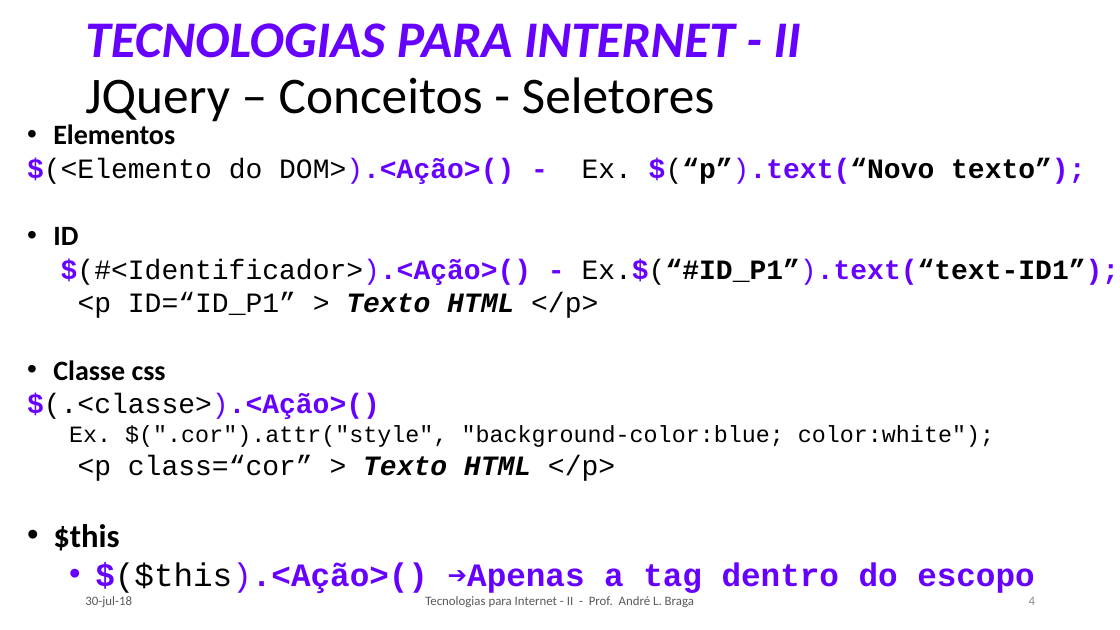
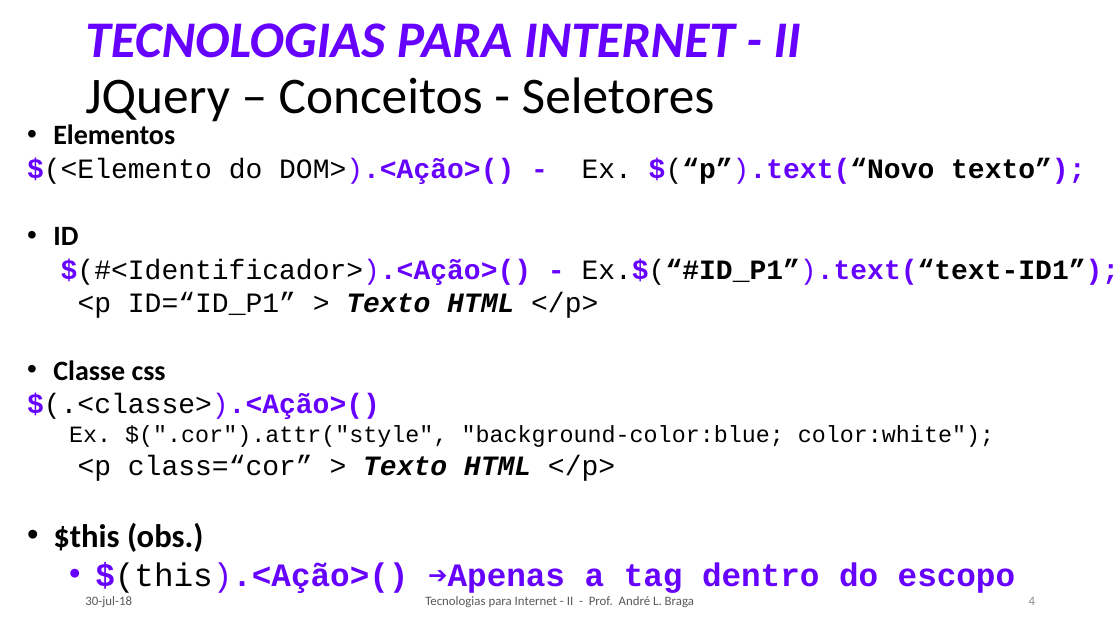
Before and after one commit to LeoCaronezi/CURSOS, a slide deck: slide 4 of TECNOLOGIAS PARA INTERNET II/SLIDES/TI-2_Aula_03.pptx. Drawn at 1120x630 pixels with LibreOffice and Linux fonts; fonts in the diff are those of the drawing. Boxes give left, top, right and bottom in pixels: in the first picture for what was removed or moved away, otherwise in the second. Text is boxed around its words. In the diff, an @@ line names an element or a change of style, - is before the commit and + after.

Commit message:
Novo conteduo para os Alunos

```diff
--- a/TECNOLOGIAS PARA INTERNET II/SLIDES/TI-2_Aula_03.pptx
+++ b/TECNOLOGIAS PARA INTERNET II/SLIDES/TI-2_Aula_03.pptx
@@ text at <box>53,523,1015,593</box>: text changed @@
-• $this
-  • $($this).<Ação>() ➔Apenas a tag dentro do escopo
+• $this (obs.)
+  • $(this).<Ação>() ➔Apenas a tag dentro do escopo
```
Also in this commit, not shown: 1 other slide changed, 15 other files.
